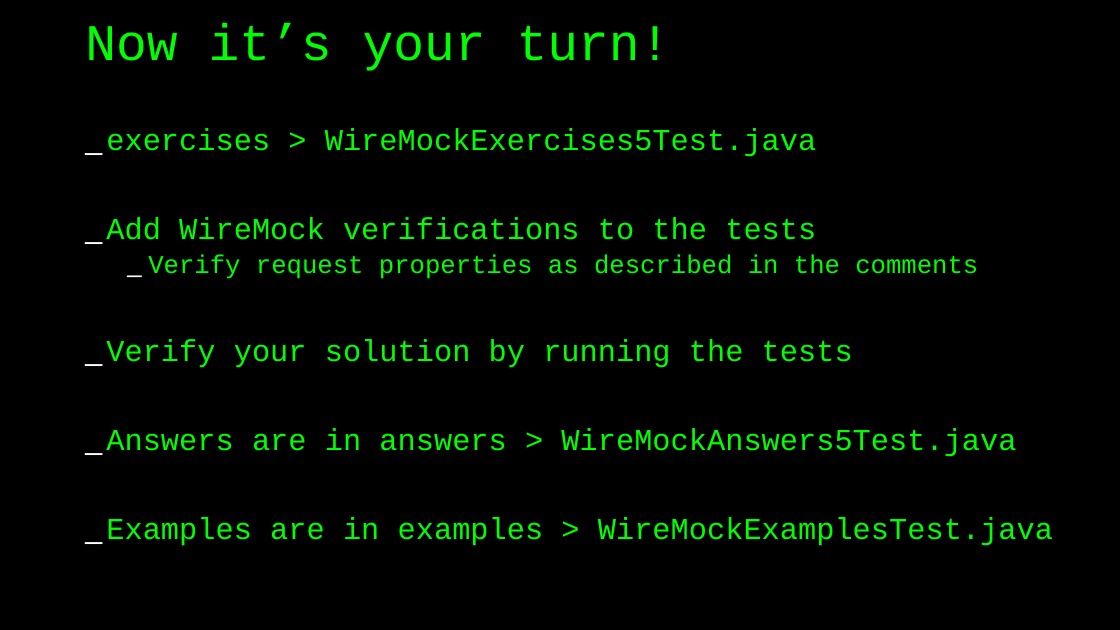
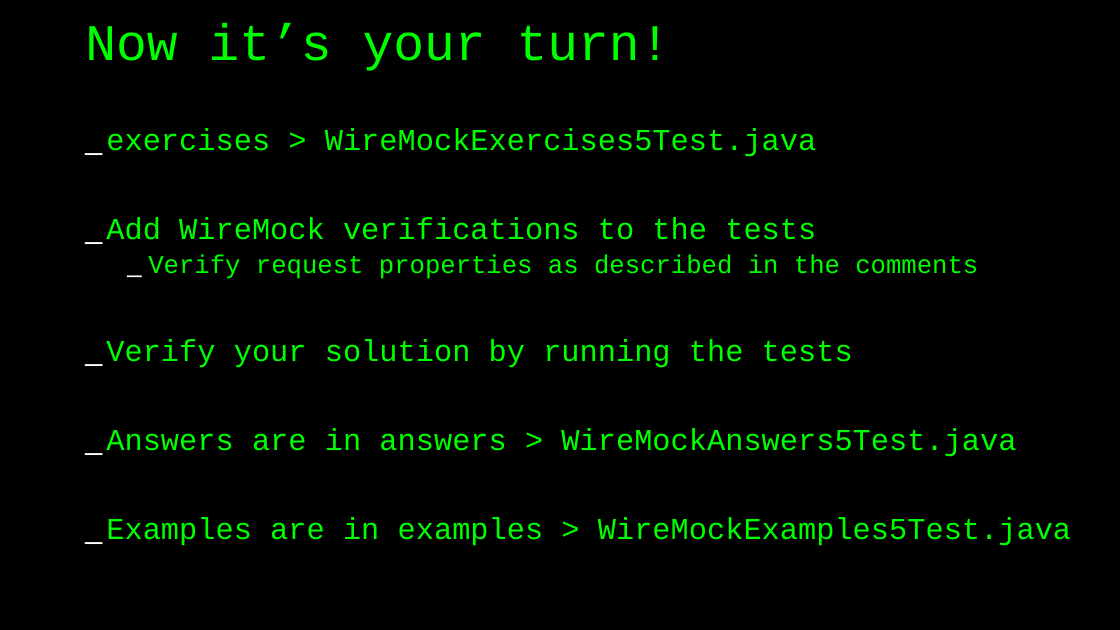
Before and after one commit to basdijkstra/wiremock-workshop, a slide deck: slide 58 of wiremock_workshop.odp (slide 59 before the commit). Drawn at 1120x630 pixels with LibreOffice and Linux fonts; fonts in the diff are those of the drawing. Boxes give left, top, right and bottom in pixels: in the first picture for what was removed or moved away, otherwise in the second. Text is boxed around its words. In the diff, an @@ line names an element or a change of style, - is before the commit and + after.

```diff
--- a/wiremock_workshop.odp
+++ b/wiremock_workshop.odp
@@ text at box(106, 517, 1071, 546): text changed @@
-_ Examples are in examples > WireMockExamplesTest.java
+_ Examples are in examples > WireMockExamples5Test.java
```
Also in this commit, not shown: 9 other slides changed, 1 slide added, 2 slides removed, 2 other files.
